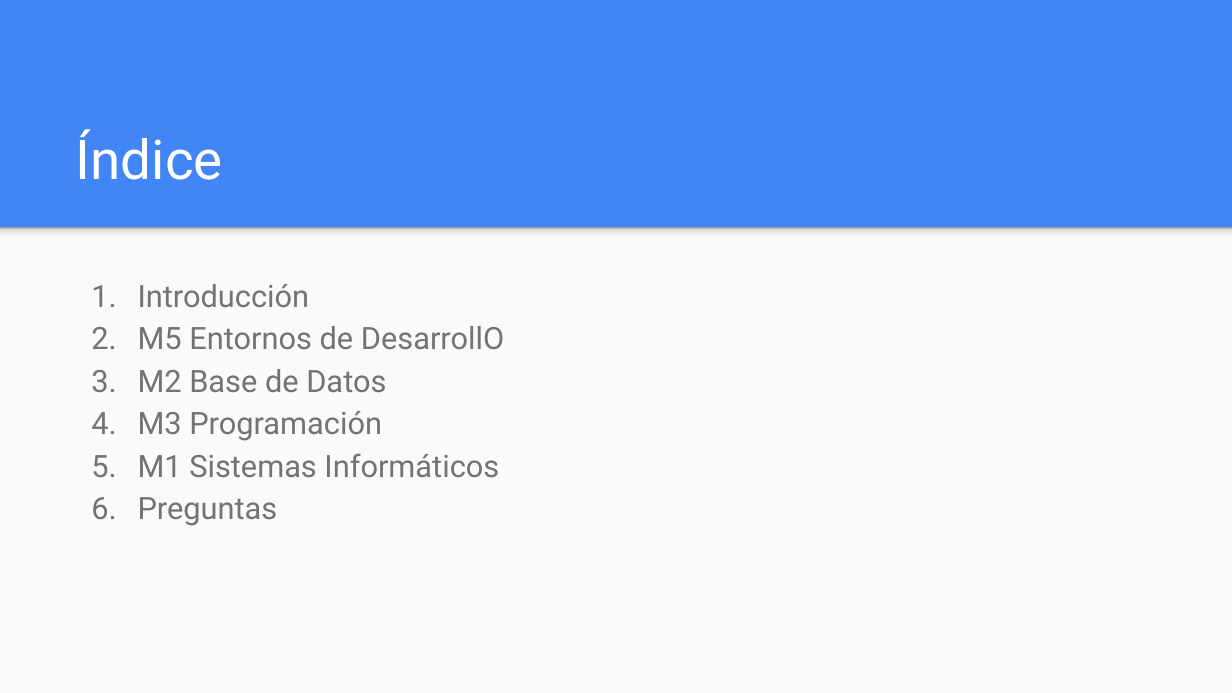
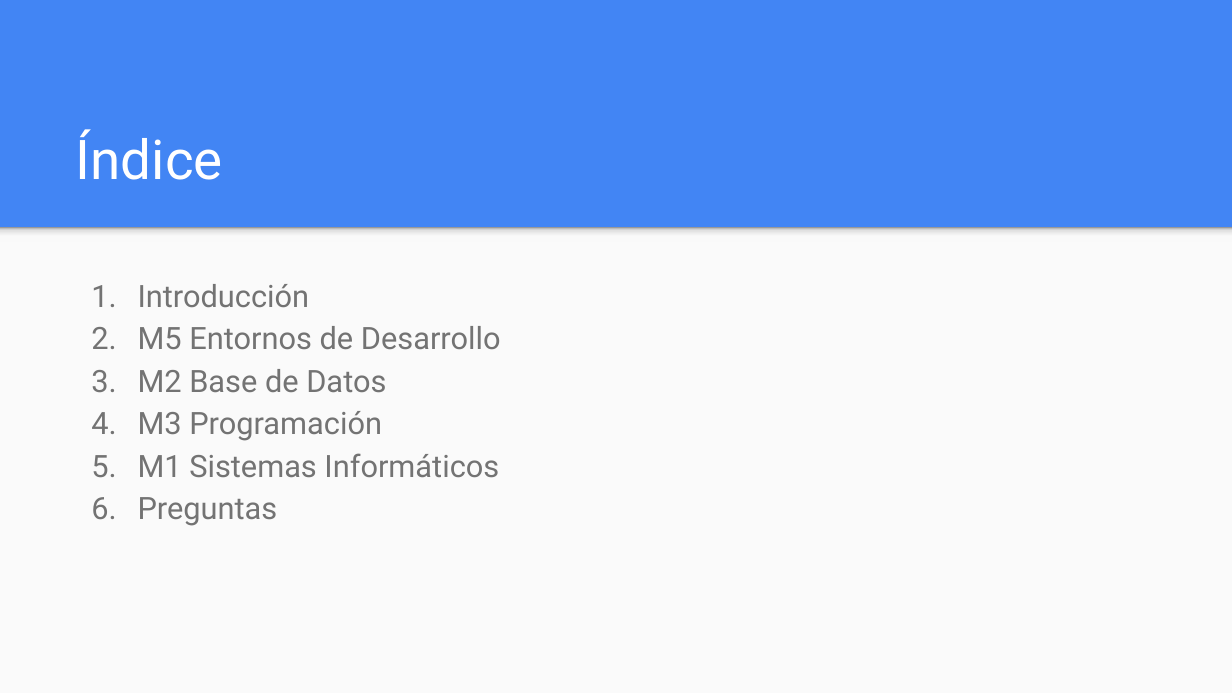
Before and after one commit to JGomezSimon/ProyectoBattle, a slide deck: slide 2 of m1/Presentación Proyecto.pptx. Drawn at 1232x693 pixels with LibreOffice and Linux fonts; fonts in the diff are those of the drawing. Boxes give left, top, right and bottom in pixels: in the first picture for what was removed or moved away, otherwise in the second. Text is boxed around its words. In the diff, an @@ line names an element or a change of style, - is before the commit and + after.

```diff
--- a/m1/Presentación Proyecto.pptx
+++ b/m1/Presentación Proyecto.pptx
@@ text at [138, 326, 501, 349]: text changed @@
-2. M5 Entornos de DesarrollO
+2. M5 Entornos de Desarrollo
```
Also in this commit, not shown: 11 slides added, 4 slides removed.
